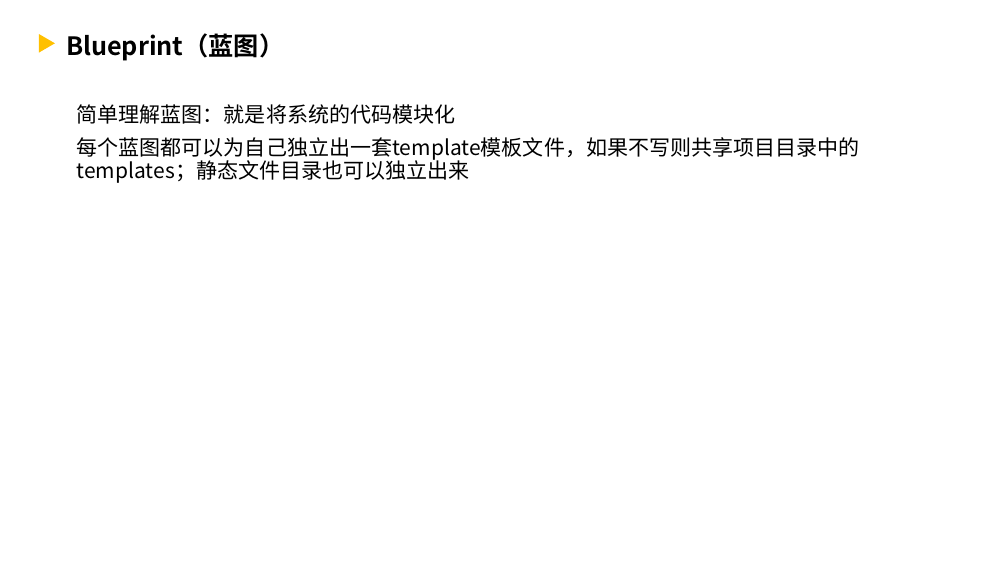
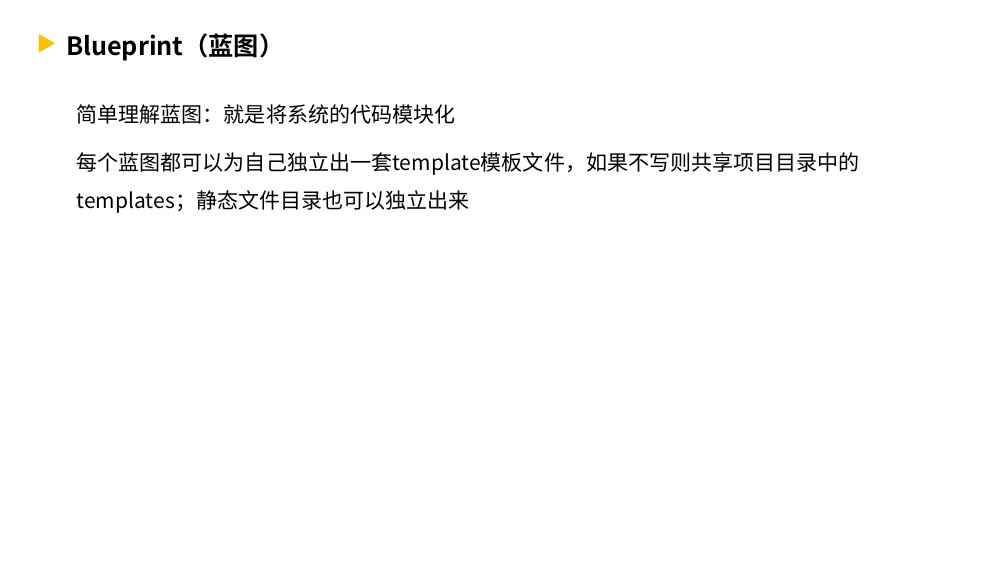
Before and after one commit to ocean-zhouyang/flaskProject, a slide deck: slide 13 of Python培训.pptx (slide 11 before the commit). Drawn at 1008x567 pixels with LibreOffice and Linux fonts; fonts in the diff are those of the drawing; background and template pictures are left out. Boxes give left, top, right and bottom in pixels: in the first picture for what was removed or moved away, otherwise in the second. Text is boxed around its words. In the diff, an @@ line names an element or a change of style, - is before the commit and + after.

```diff
--- a/Python培训.pptx
+++ b/Python培训.pptx
@@ text at (77, 152, 860, 213): line spacing 0.9 to 1.5 @@
```
Also in this commit, not shown: 2 slides added.
